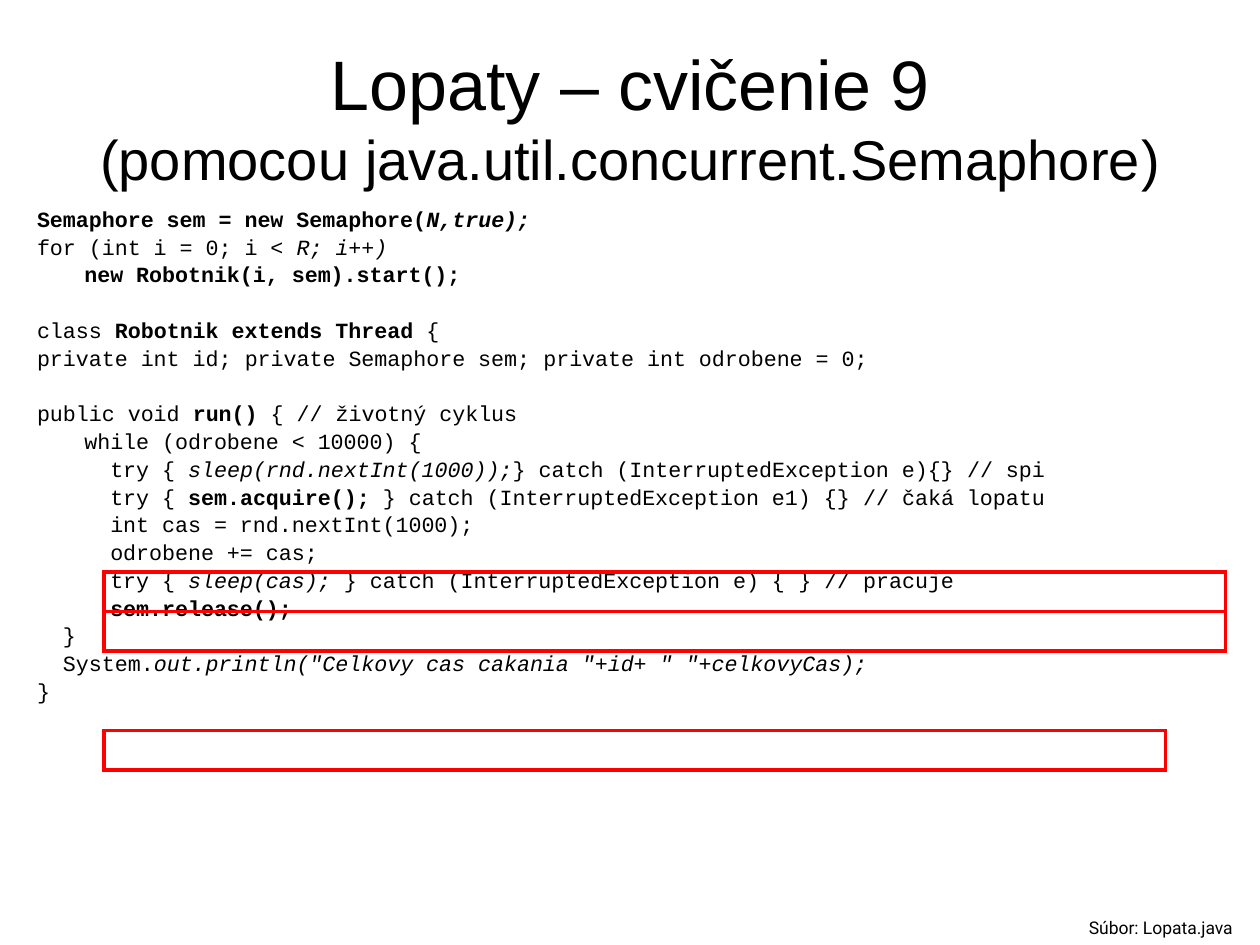
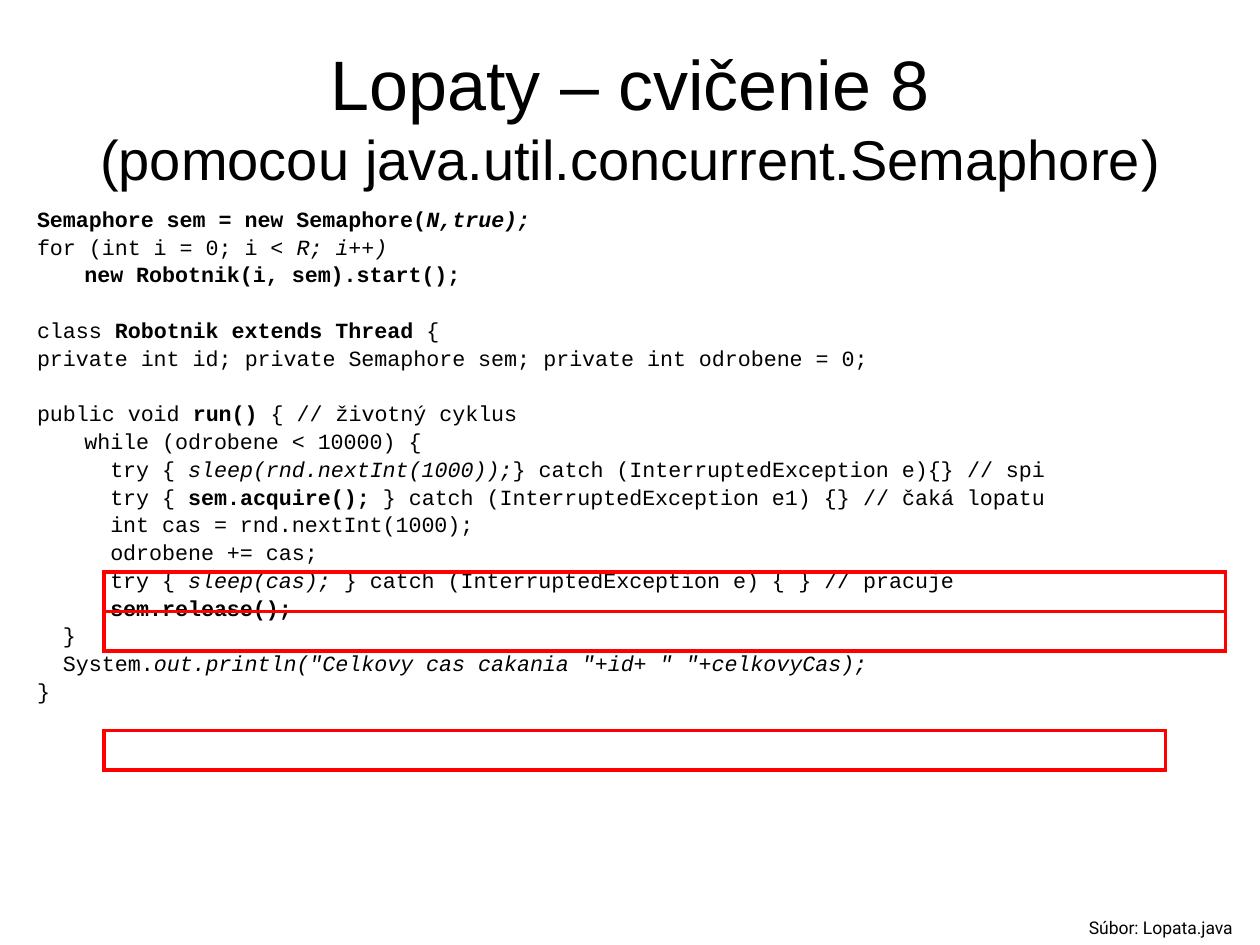
Before and after one commit to Programovanie4/Prednasky, a slide deck: slide 18 of 09/09_java.ppt. Drawn at 1260x945 pixels with LibreOffice and Linux fonts; fonts in the diff are those of the drawing. Boxes give left, top, right and bottom in pixels: in the first picture for what was removed or moved away, otherwise in the second. Text is boxed around its words. In the diff, an @@ line names an element or a change of style, - is before the commit and + after.

```diff
--- a/09/09_java.ppt
+++ b/09/09_java.ppt
@@ title at box(100, 59, 1160, 191): text changed @@
-Lopaty – cvičenie 9
-(pomocou java.util.concurrent.Semaphore)
+Lopaty – cvičenie 8
+(pomocou java.util.concurrent.Semaphore)
```
Also in this commit, not shown: 5 other slides changed, 2 other files.
